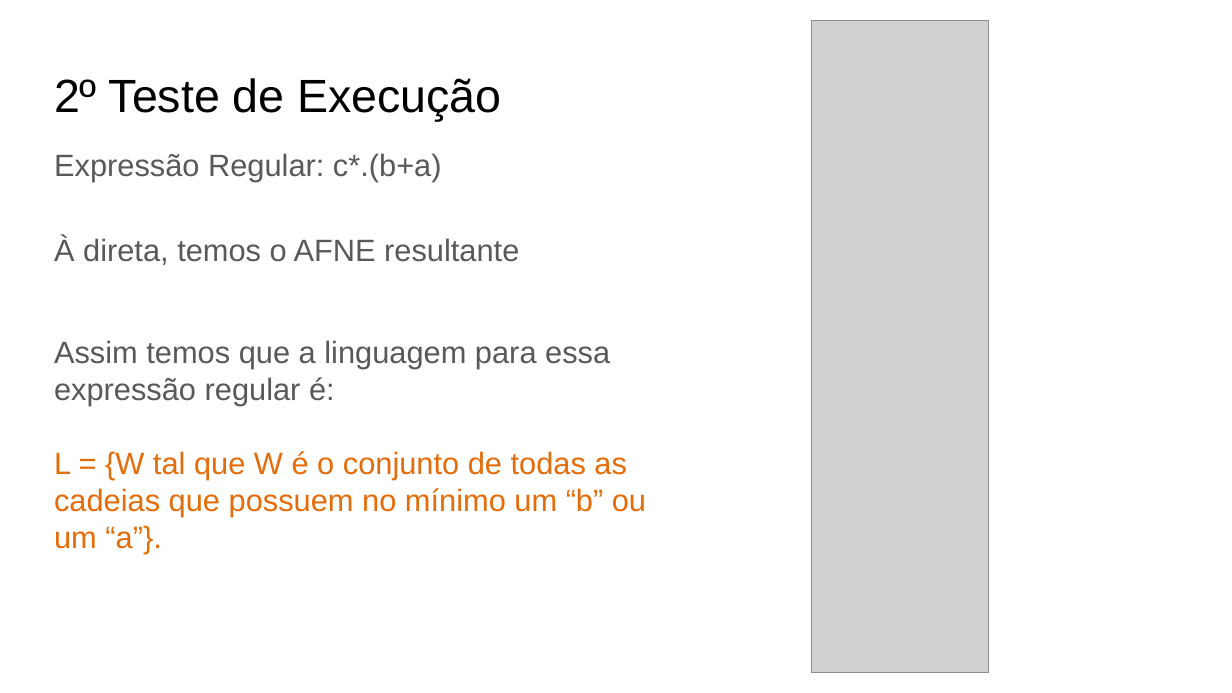
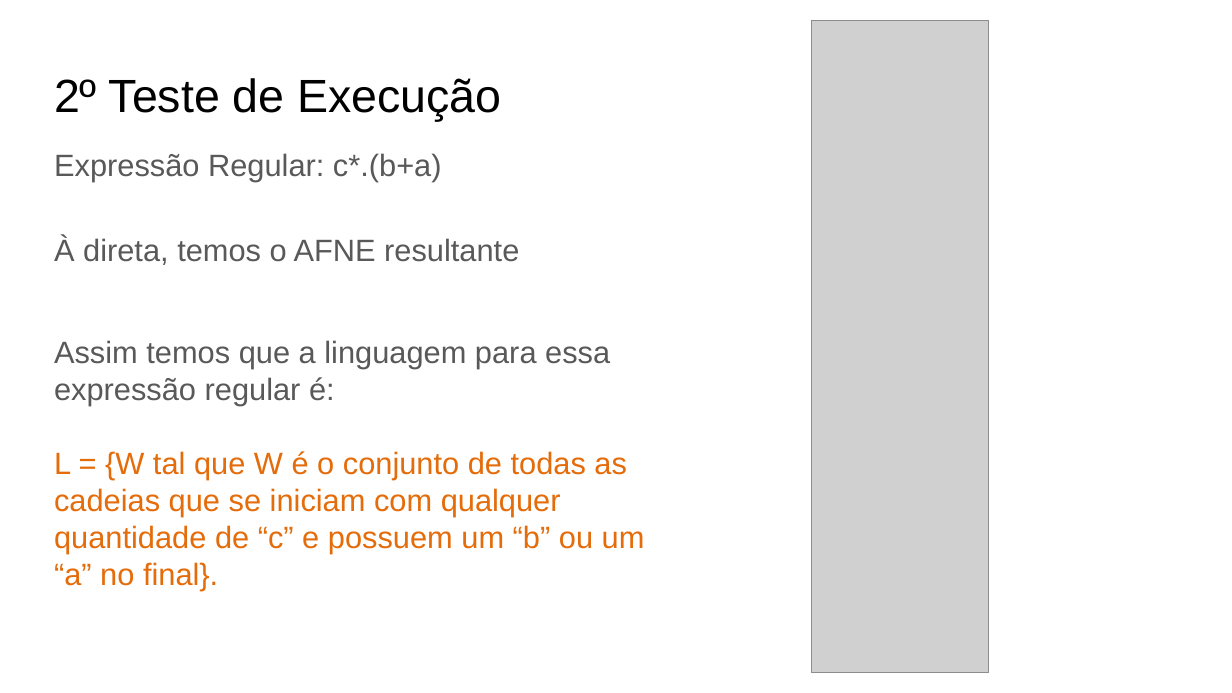
Before and after one commit to MarcosFelipeBC/lfa, a slide deck: slide 8 of Apresentação- Trabalho 3.pptx. Drawn at 1232x693 pixels with LibreOffice and Linux fonts; fonts in the diff are those of the drawing; grey boxes stand for pictures. Boxes give left, top, right and bottom in pixels: in the first picture for what was removed or moved away, otherwise in the second. Text is boxed around its words. In the diff, an @@ line names an element or a change of style, - is before the commit and + after.

```diff
--- a/Apresentação- Trabalho 3.pptx
+++ b/Apresentação- Trabalho 3.pptx
@@ text at (x1=54, y1=451, x2=645, y2=590): text changed @@
-L = {W tal que W é o conjunto de todas as cadeias que possuem no mínimo um “b” ou um “a”}.
+L = {W tal que W é o conjunto de todas as cadeias que se iniciam com qualquer quantidade de “c” e possuem um “b” ou um “a” no final}.
```
Also in this commit, not shown: 5 other slides changed.
